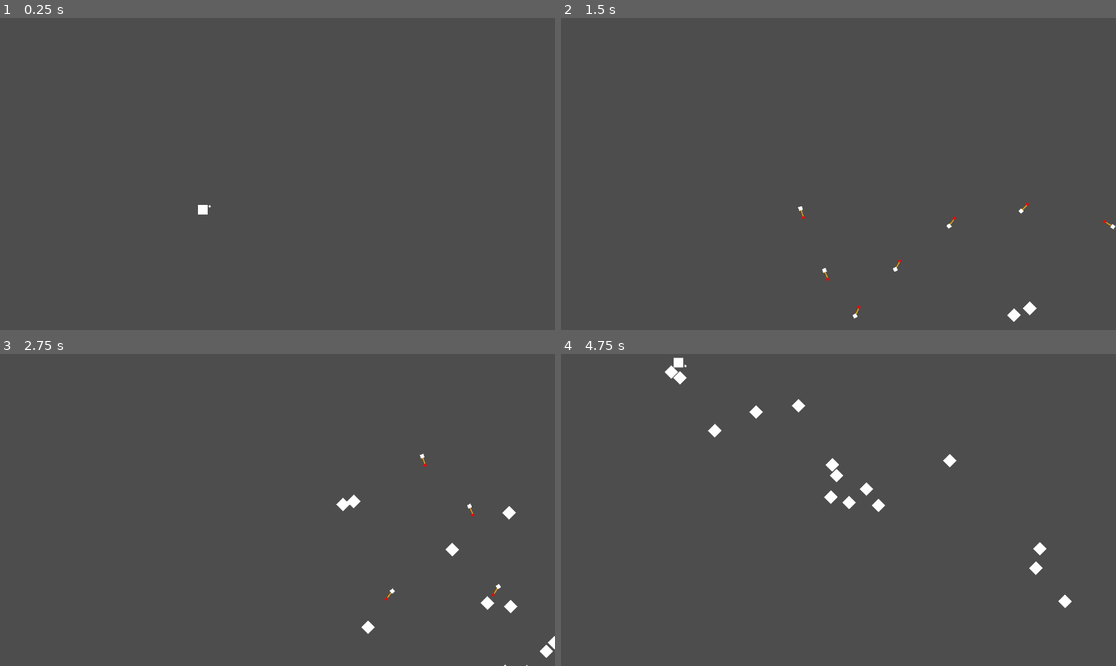
Above: before the commit, frames 1-4 (two rows, left to right).
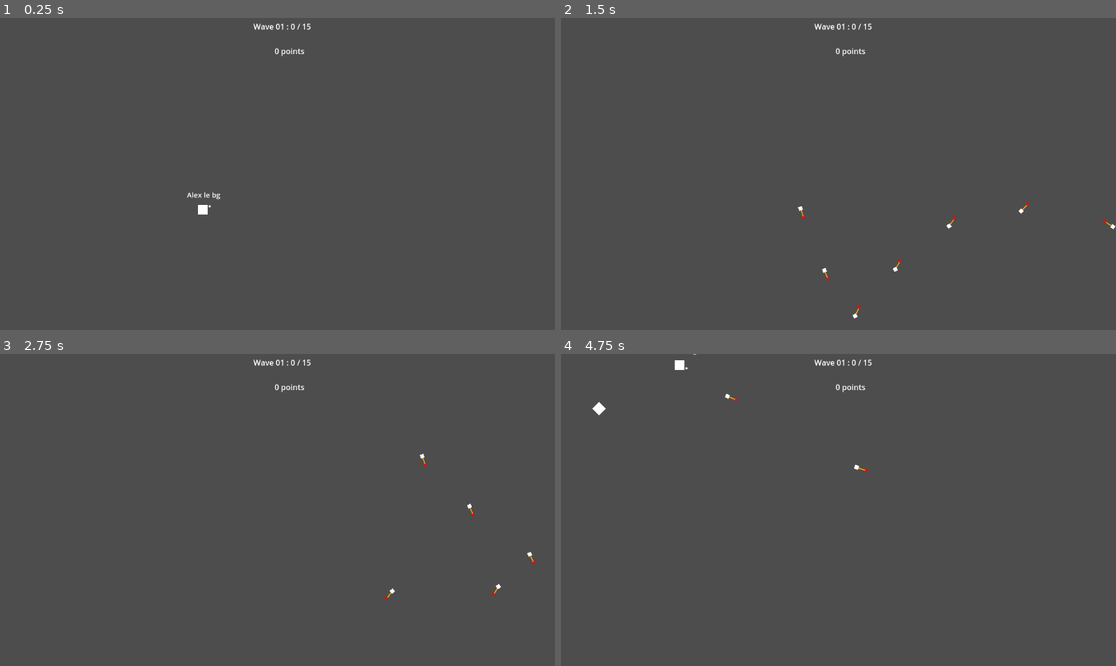
Above: after the commit, the same moments.

Repository: Neadyr/godot_sandbox
Game: Godot game, scene res://Clo/Clo.tscn
Same seed, same stepped clock (60 frames per second), same inputs: the game is played once before the commit and once after it.
Inputs (mouse positions are in pixels of both pictures, inside the frame that each line leads up to):
- Up to frame 1 (0.25 s): no input
- Up to frame 2 (1.5 s): tap Enter at 0.5 s; move the mouse to (810, 236) at 0.52 s; press the mouse at (810, 236) at 0.53 s; hold Up (ui_up) from 0.53 s (still down); move the mouse to (1005, 220) at 1.27 s; release the mouse at (1005, 220) at 1.28 s; tap Space (dash) at 1.35 s
- Up to frame 3 (2.75 s): click (444, 556) at 1.55 s; move the mouse to (111, 463) at 2.02 s; release Up (ui_up) at 2.03 s; press the mouse at (111, 463) at 2.03 s; hold Left (ui_left) from 2.03 s (still down)
- Up to frame 4 (4.75 s): move the mouse to (866, 510) at 2.77 s; release the mouse at (866, 510) at 2.78 s; tap Shift (sprint) at 2.85 s; click (866, 510) at 3.05 s; move the mouse to (755, 432) at 3.52 s; release Left (ui_left) at 3.53 s; press the mouse at (755, 432) at 3.53 s; hold Down (ui_down) 3.53-4.28 s; right-click (755, 432) at 4.15 s; move the mouse to (960, 494) at 4.27 s; release the mouse at (960, 494) at 4.28 s; hold Right (ui_right) from 4.28 s (still down); tap Space (dash) at 4.35 s; click (960, 494) at 4.55 s

The runs differ from the first frame. In frame 1, 0.2% of the frame differs, in the area x 33-57%, y 1-59%; in frame 2, 0.3%; in frame 3, 0.7%; in frame 4, 1.2%, in the area x 5-92%, y 0-82%.

Commit message:
small ui add, and damage pop ups

Diff:
--- a/Clo/Clo.tscn
+++ b/Clo/Clo.tscn
@@ -42,8 +42,26 @@
 position = Vector2(586, 658)
 shape = SubResource("RectangleShape2D_gkssd")
 
-[node name="Top_wall" type="Area2D" parent="." groups=["Wall"]]
+[node name="top_wall" type="Area2D" parent="." groups=["Wall"]]
 
-[node name="CollisionShape2D3" type="CollisionShape2D" parent="Top_wall"]
+[node name="CollisionShape2D3" type="CollisionShape2D" parent="top_wall"]
 position = Vector2(1162, 324)
 shape = SubResource("RectangleShape2D_5j75l")
+
+[node name="monster_count" type="Label" parent="."]
+anchors_preset = 5
+anchor_left = 0.5
+anchor_right = 0.5
+offset_left = 507.0
+offset_top = 6.0
+offset_right = 665.0
+offset_bottom = 65.0
+grow_horizontal = 2
+size_flags_horizontal = 4
+horizontal_alignment = 1
+
+[node name="Score" type="Label" parent="."]
+offset_left = 570.0
+offset_top = 57.0
+offset_right = 610.0
+offset_bottom = 80.0
--- a/Clo/bullet.gd
+++ b/Clo/bullet.gd
@@ -3,6 +3,9 @@
 var speed = 30
 var lifetime = 2
 var damage = 20
+var bullet_life = 20
+signal enemy_hit
+
 func _ready():
 	self.body_entered.connect(_on_body_entered)
 
@@ -17,8 +20,10 @@
 func _on_body_entered(body):
 	if body.is_in_group("Enemy"):
 		body.got_hit(damage)
-		queue_free()
-
+		bullet_life -= damage
+		emit_signal("enemy_hit", damage, body.global_position)
+		if (bullet_life <= 0):
+			queue_free()
 
 func bounce(normal):
 	velocity = velocity.bounce(normal)
--- a/Clo/bullet_direct_rc.gd
+++ b/Clo/bullet_direct_rc.gd
@@ -1,6 +1,6 @@
 extends RayCast2D
 
-func _physics_process(delta: float) -> void:
+func _physics_process(_delta: float) -> void:
 	if (self.is_colliding()):
 		if (get_collider() != null && get_collider().is_in_group("Wall")):
 				handle_bounce()
--- a/Clo/bullet_spawner.gd
+++ b/Clo/bullet_spawner.gd
@@ -1,4 +1,4 @@
 extends Sprite2D
 
-func _physics_process(delta):
+func _physics_process(_delta):
 	self.look_at(get_viewport().get_mouse_position())
--- a/Clo/canon.gd
+++ b/Clo/canon.gd
@@ -1,5 +1,5 @@
 extends Sprite2D
-
+@export var damagepop_scene: PackedScene
 @export var bullet_scene: PackedScene
 var bullet_cooldown = 0.1
 var bullet_timer = 0
@@ -14,6 +14,7 @@
 	if (Input.is_action_pressed("shot") && !is_loading):
 		if (bullet_timer < 0):
 			var bullet = bullet_scene.instantiate()
+			bullet.enemy_hit.connect(generate_damage_label)
 			bullet.global_position = self.global_position
 			bullet.velocity = (get_viewport().get_mouse_position() - self.global_position).normalized() * bullet.speed
 			bullet.rotation = bullet.velocity.angle()
@@ -25,12 +26,18 @@
 			is_loading = false
 			var bullet = bullet_scene.instantiate()
 			bullet.global_position = self.global_position
-
+			bullet.enemy_hit.connect(generate_damage_label)
 			bullet.velocity = (get_viewport().get_mouse_position() - self.global_position).normalized() * bullet.speed * 1.5
 			bullet.rotation = bullet.velocity.angle()
 			bullet.scale = Vector2(current_load, current_load)
 			bullet.damage = bullet.damage * current_load
+			bullet.bullet_life = bullet.damage * current_load
 			get_parent().get_parent().get_parent().add_child(bullet)
 			bullet_timer = bullet_cooldown
 			current_load = 1
-	print(current_load)
+
+func generate_damage_label(amount, spawn_position):
+	var popup = damagepop_scene.instantiate()
+	popup.position = spawn_position
+	popup.text = amount
+	get_tree().current_scene.add_child(popup)
--- /dev/null
+++ b/Clo/damage_popup.gd
@@ -0,0 +1,17 @@
+extends Node2D
+var text = "0"
+var velocity = Vector2.ZERO
+var speed = 100
+var lifespan = 0.80
+var offset = Vector2(0, -20)
+func _ready():
+	$damage_output.text = str(text)
+	print("damaaaage", text)
+	position = position + offset
+func _process(delta):
+	print(position)
+	lifespan -= delta
+	if (lifespan > 0):
+		position += Vector2(0, -0.5) * delta * speed
+	else:
+		queue_free()
--- /dev/null
+++ b/Clo/damage_popup.tscn
@@ -0,0 +1,15 @@
+[gd_scene load_steps=2 format=3 uid="uid://6jo465ywhaa3"]
+
+[ext_resource type="Script" uid="uid://va52ihhc02ni" path="res://Clo/damage_popup.gd" id="1_4ywbr"]
+
+[node name="DamagePopup" type="Node2D"]
+script = ExtResource("1_4ywbr")
+
+[node name="damage_output" type="Label" parent="."]
+offset_left = -20.0
+offset_top = -12.0
+offset_right = 20.0
+offset_bottom = 11.0
+text = "Hello"
+horizontal_alignment = 1
+vertical_alignment = 1
--- a/Clo/enemy.gd
+++ b/Clo/enemy.gd
@@ -7,11 +7,11 @@
 var bumped_strength = Vector2.ZERO
 var bump_decrease_speed = 15
 
+
+signal died
+
 func _physics_process(delta):
 	var bump_power = 15 + (max_life - life) / 10
-	var collision = move_and_collide(velocity * delta)
-	if collision:
-		var obj = collision.get_collider()
 	var player = get_node('../Player')
 	var direction = Vector2(player.position - self.position).normalized() * delta
 	if (got_bumped):
@@ -30,5 +30,5 @@
 	got_bumped = true
 	life -= amount
 	if (life <= 0):
-		print('dead')
+		emit_signal("died")
 		queue_free()
--- a/Clo/enemy.tscn
+++ b/Clo/enemy.tscn
@@ -1,6 +1,6 @@
 [gd_scene load_steps=4 format=3 uid="uid://cac2ueqqii4wn"]
 
-[ext_resource type="Script" uid="uid://clgahoyi587wn" path="res://enemy.gd" id="1_7k104"]
+[ext_resource type="Script" uid="uid://clgahoyi587wn" path="res://Clo/enemy.gd" id="1_7k104"]
 
 [sub_resource type="RectangleShape2D" id="RectangleShape2D_d5x1h"]
 
--- a/Clo/game_manager.gd
+++ b/Clo/game_manager.gd
@@ -2,27 +2,36 @@
 var rng = RandomNumberGenerator.new()
 
 @export var enemy_scene: PackedScene
+var number_of_enemy = 15
+var kill_count = 0
+var score = 0
 
 func _ready():
 	print("game started")
 	rng.randomize()
 	generate_wave()
 
+func _process(_delta):
+	$monster_count.text = 'Wave 01 : %d / %d' %[kill_count, number_of_enemy]
+	$Score.text = '%d points' %score
+
 func generate_wave():
-	var number_of_enemy = 15
-
 	for i in range(number_of_enemy):
 		var enemy = enemy_scene.instantiate()
-		enemy.position = generate_random_location()
+		enemy.died.connect(increase_kill_count)
+		enemy.position = await generate_random_location()
+		enemy.name = "Enemy %d" %rng.randi()
 		add_child(enemy)
 
+func increase_kill_count():
+	kill_count += 1
+	score += 50
+
 func generate_random_location():
-	var window_size = get_viewport().get_visible_rect().size
 	var player_pos = $Player.position
-
-	var x = rng.randi_range(window_size.x, window_size.x * 2)
-	var y = rng.randi_range(window_size.y, window_size.y * 2)
-	print(player_pos.distance_to(Vector2(x, y)))
+	var x = rng.randi_range(-2000, 2000)
+	var y = rng.randi_range(-2000, 2000)
 	if (player_pos.distance_to(Vector2(x, y)) < 500):
 		generate_random_location()
+	await get_tree().create_timer(1).timeout
 	return Vector2(x, y)
--- a/Clo/player.tscn
+++ b/Clo/player.tscn
@@ -1,9 +1,10 @@
-[gd_scene load_steps=9 format=3 uid="uid://ct83wixtolbo8"]
+[gd_scene load_steps=10 format=3 uid="uid://ct83wixtolbo8"]
 
 [ext_resource type="Script" uid="uid://cwdehig4mgb7c" path="res://Clo/player_handler.gd" id="1_onrkg"]
 [ext_resource type="Script" uid="uid://bdkyghiknpbq6" path="res://Clo/bullet_spawner.gd" id="2_hqtel"]
 [ext_resource type="PackedScene" uid="uid://rydxldyufvfo" path="res://Clo/bullet.tscn" id="2_i3pqv"]
 [ext_resource type="Script" uid="uid://ei3k7mcyu26n" path="res://Clo/canon.gd" id="3_177pn"]
+[ext_resource type="PackedScene" uid="uid://6jo465ywhaa3" path="res://Clo/damage_popup.tscn" id="4_xwdi6"]
 
 [sub_resource type="CircleShape2D" id="CircleShape2D_hqtel"]
 
@@ -33,4 +34,14 @@
 position = Vector2(4, 0)
 texture = SubResource("CanvasTexture_xwdi6")
 script = ExtResource("3_177pn")
+damagepop_scene = ExtResource("4_xwdi6")
 bullet_scene = ExtResource("2_i3pqv")
+
+[node name="Label" type="Label" parent="."]
+offset_left = -33.0
+offset_top = -42.0
+offset_right = 37.0
+offset_bottom = -19.0
+theme_override_font_sizes/font_size = 15
+text = "Alex le bg"
+horizontal_alignment = 1
Not shown, added: Clo/damage_popup.gd.uid
